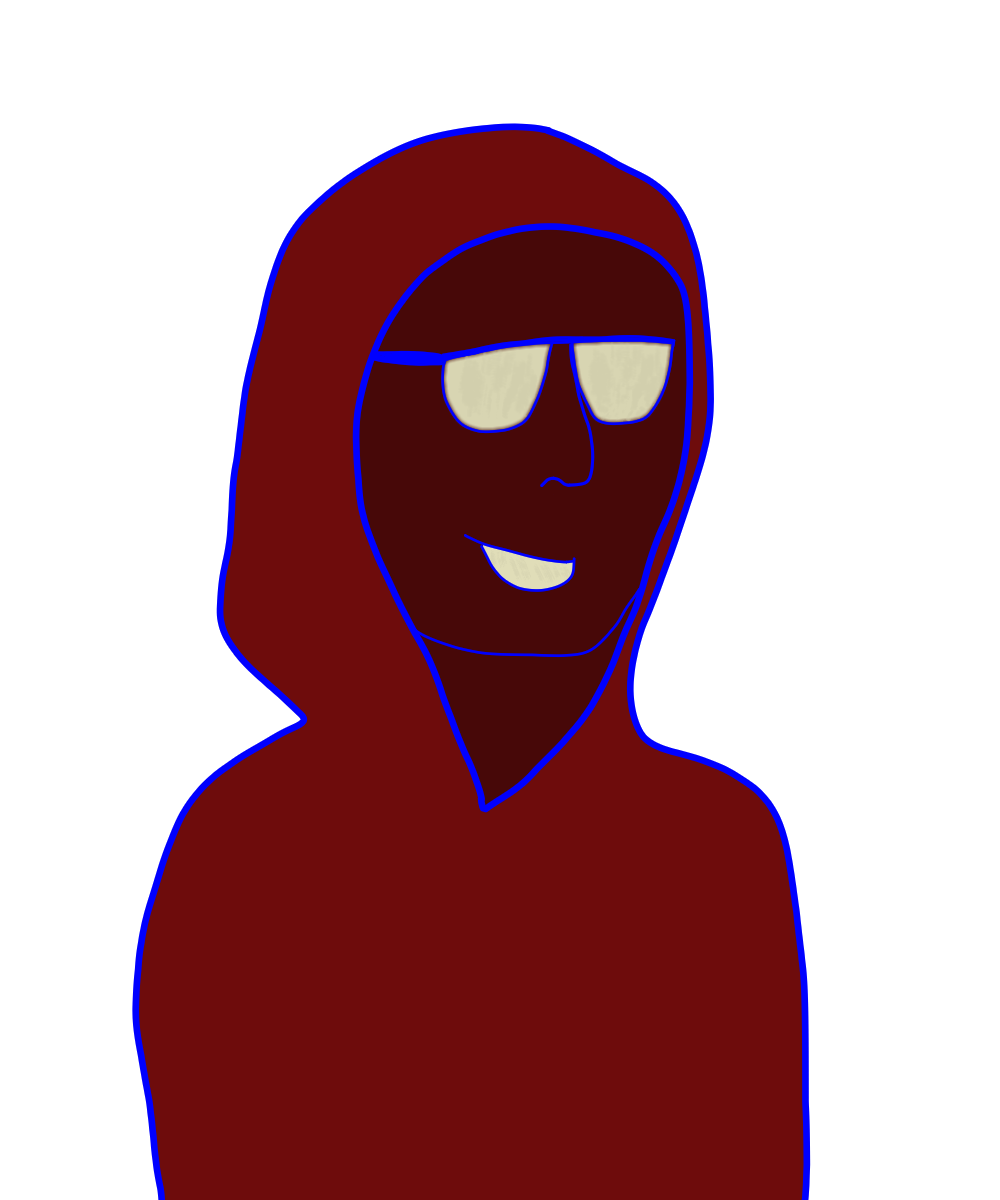
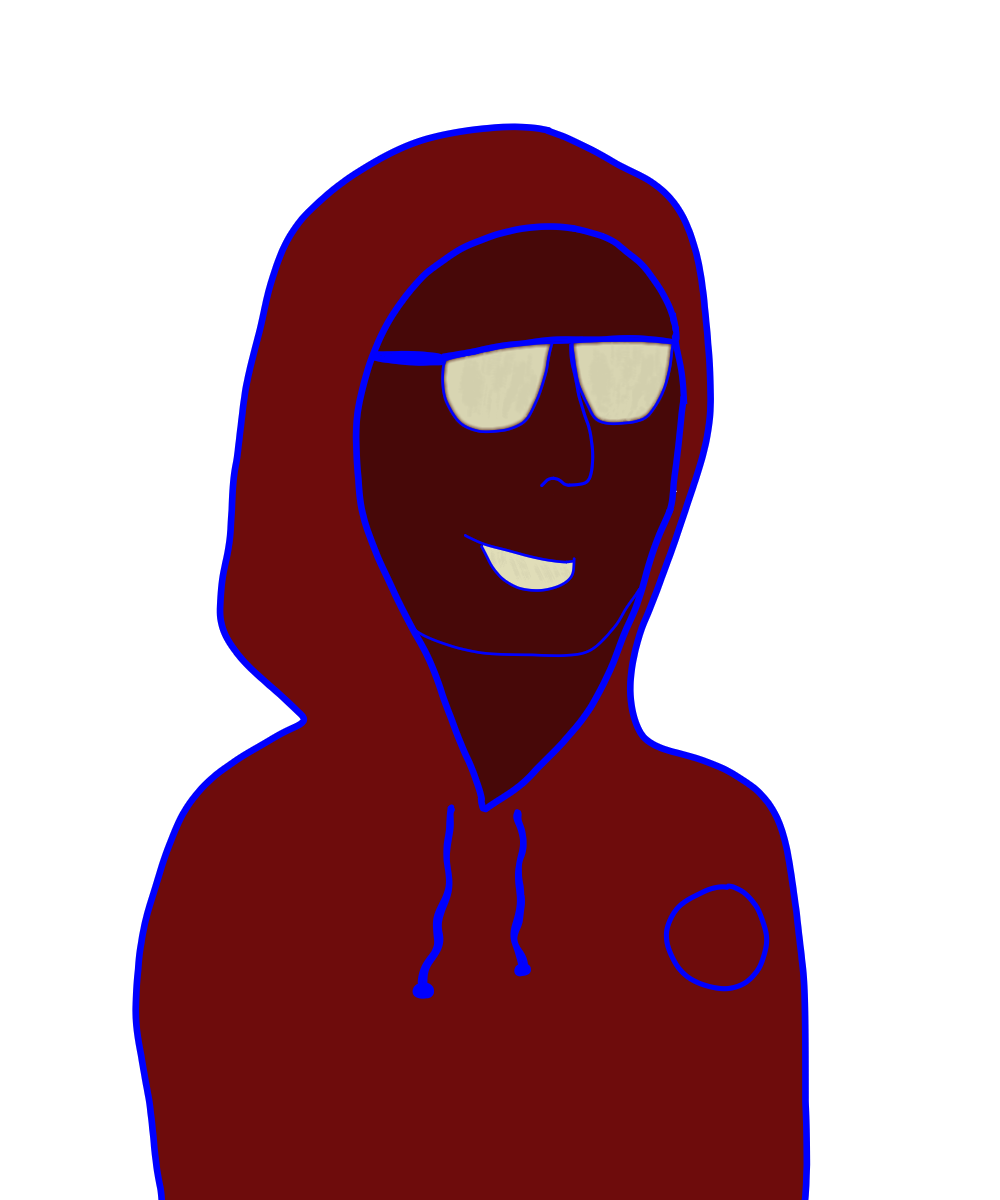
Layered file, before and after one edit (w=1000, h=1200). Changes by layer:
painted on "Sweet" over (412, 225, 770, 999)
painted on "CouleurSweet" over (412, 225, 770, 999)
